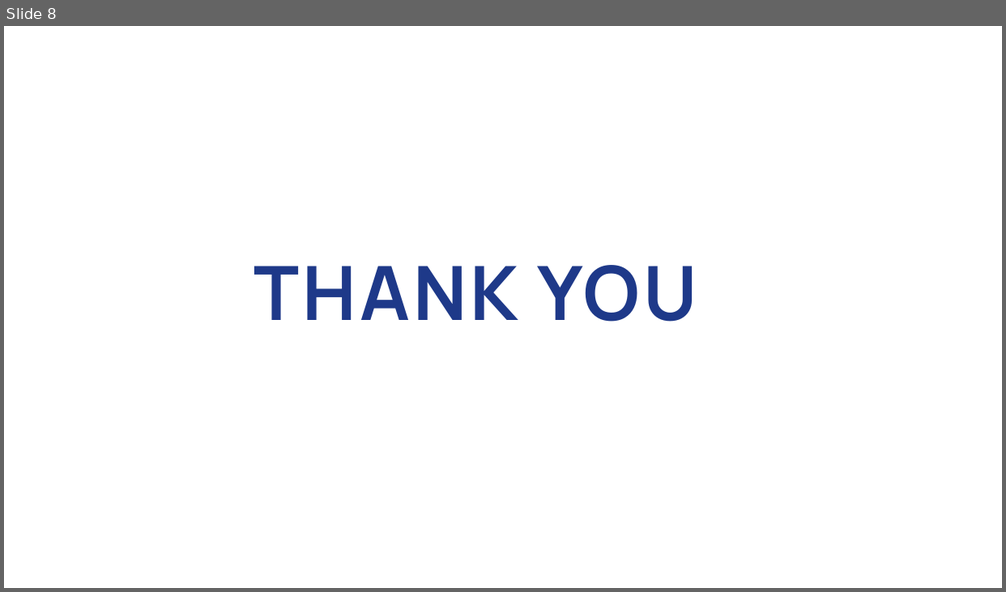
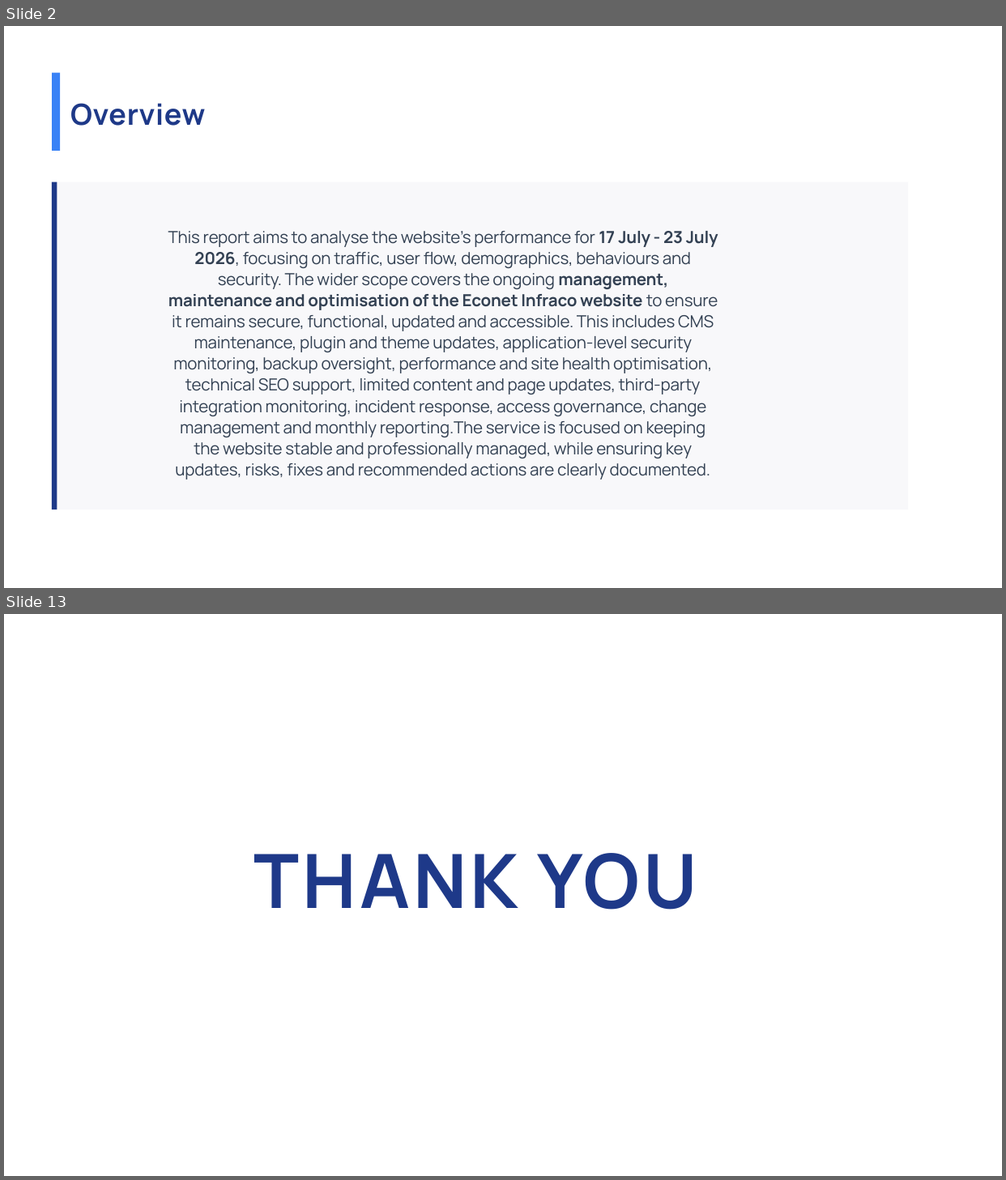
Before and after one commit to Rakinzi/reports, a slide deck: src/reports/report-templates/new/Econet Infraco March Website Report.pptx. Shown one above the other, each under a label of ours: slide 8 before the commit, slides 2 and 13 after it; the slides between them are not shown. The pictures are 1006x592 and 1006x1180 pixels, drawn with LibreOffice and Linux fonts; fonts in the diff are those of the drawing. Boxes give left, top, right and bottom in pixels: in the first picture for what was removed or moved away, otherwise in the second. Text is boxed around its words. In the diff, an @@ line names an element or a change of style, - is before the commit and + after.

```diff
--- a/src/reports/report-templates/new/Econet Infraco March Website Report.pptx
+++ b/src/reports/report-templates/new/Econet Infraco March Website Report.pptx
@@ slide 2 added at (x1=4, y1=26, x2=1002, y2=588), background #FFFFFF @@
@@ freeform shape added at (x1=52, y1=73, x2=60, y2=151), fill #3982F6 @@
@@ text added at (x1=70, y1=103, x2=205, y2=126), 21 pt, text #1E3988, bold @@
+Overview
@@ freeform shape added at (x1=52, y1=182, x2=908, y2=509), fill #F8F8FA @@
@@ freeform shape added at (x1=52, y1=182, x2=57, y2=509), fill #1E3988 @@
@@ text added at (x1=168, y1=231, x2=718, y2=480), 12 pt, text #334153 @@
+This report aims to analyse the website’s performance for 17 July - 23 July 2026, focusing on traffic, user flow, demographics, behaviours and security. The wider scope covers the ongoing management, maintenance and optimisation of the Econet Infraco website to ensure it remains secure, functional, updated and accessible. This includes CMS maintenance, plugin and theme updates, application-level security monitoring, backup oversight, performance and site health optimisation, technical SEO support, limited content and page updates, third-party integration monitoring, incident response, access governance, change management and monthly reporting.The service is focused on keeping the website stable and professionally managed, while ensuring key updates, risks, fixes and recommended actions are clearly documented.
@@ what was slide 8 is now slide 13 @@
```
Also in this commit, not shown: 7 slides changed, 4 other slides added, 2 other files.
